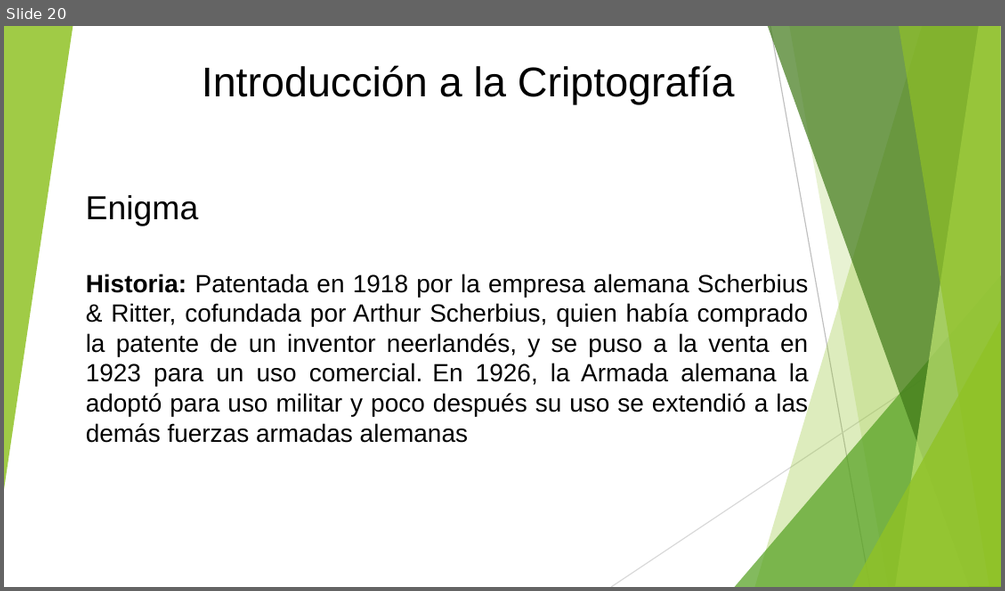
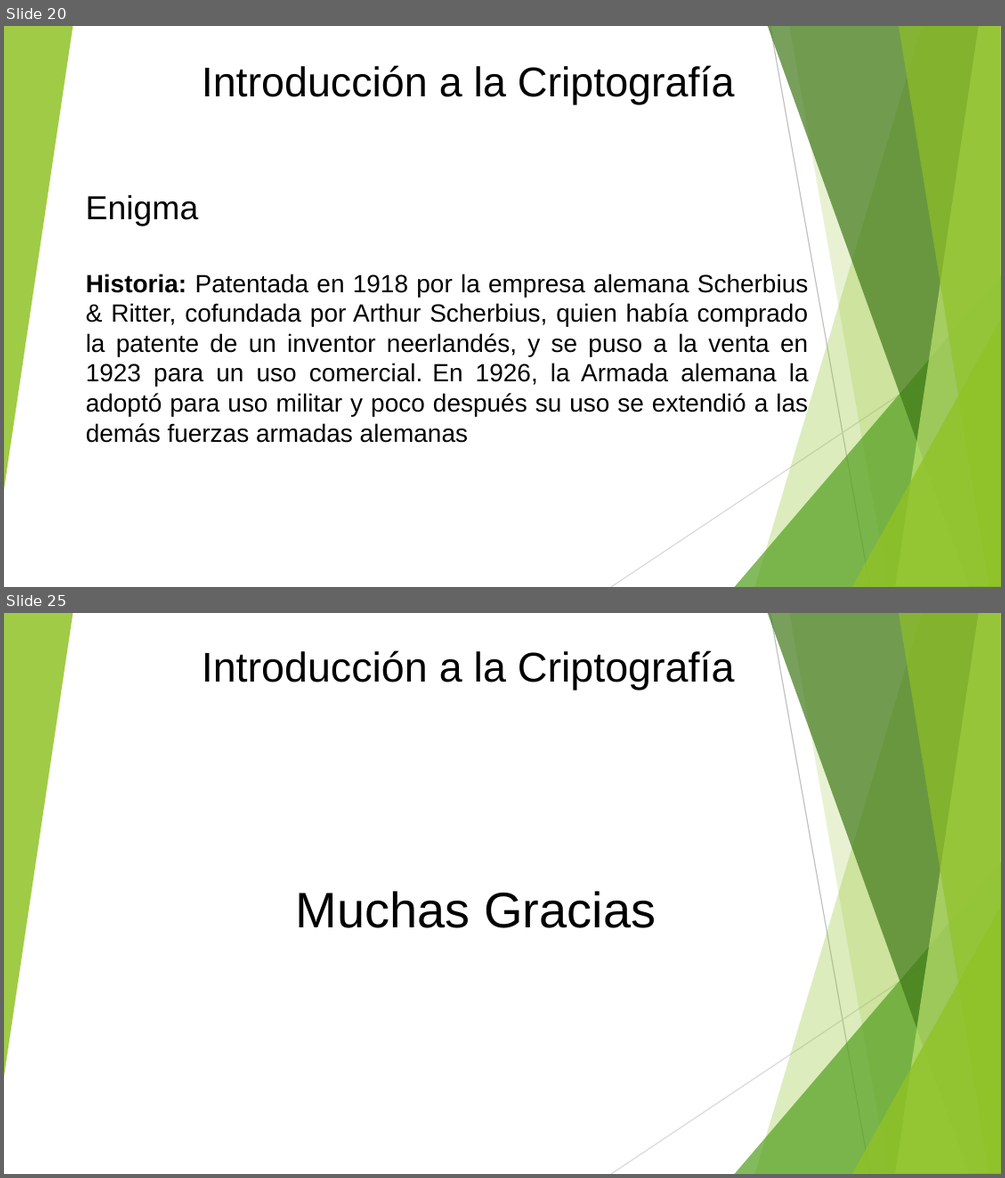
Before and after one commit to johaning91/criptografia, a slide deck: Presentacion.pptx. Shown one above the other, each under a label of ours: slide 20 before the commit, slides 20 and 25 after it; the slides between them are not shown. The pictures are 1005x591 and 1005x1178 pixels, drawn with LibreOffice and Linux fonts; fonts in the diff are those of the drawing. Boxes give left, top, right and bottom in pixels: in the first picture for what was removed or moved away, otherwise in the second. Text is boxed around its words. In the diff, an @@ line names an element or a change of style, - is before the commit and + after.

```diff
--- a/Presentacion.pptx
+++ b/Presentacion.pptx
@@ slide 25 added at (4,613,1001,1174), background #FFFFFF; not listed: 10 template elements that a slide beside it also shows @@
@@ text added at (202,650,735,690), 30 pt, text #000000 @@
+Introducción a la Criptografía
@@ text added at (296,891,655,928), 36 pt, text #000000 @@
+Muchas Gracias
```
Also in this commit, not shown: 1 slide changed, 4 other slides added, 1 slide removed.
